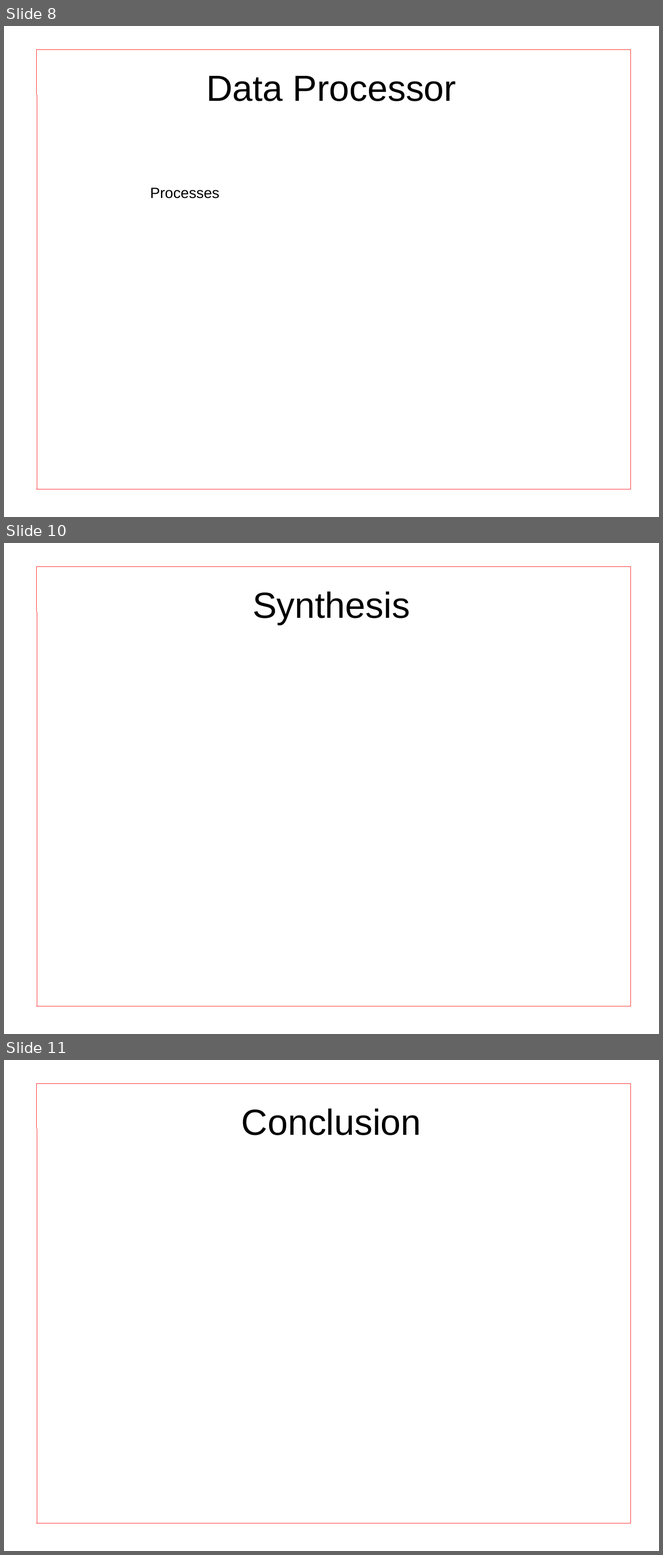
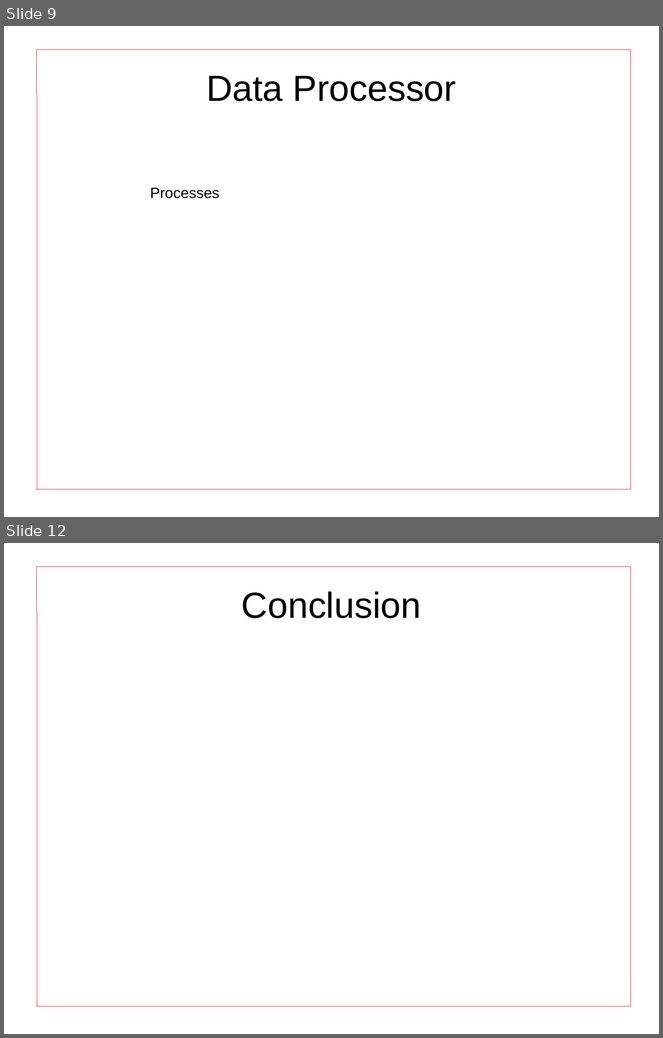
Before and after one commit to darylw357/digital_design_group, a slide deck: presentation.odp. Shown one above the other, each under a label of ours: slides 8, 10 and 11 before the commit, slides 9 and 12 after it; the slides between them are not shown. The pictures are 663x1555 and 663x1038 pixels, drawn with LibreOffice and Linux fonts; fonts in the diff are those of the drawing. Boxes give left, top, right and bottom in pixels: in the first picture for what was removed or moved away, otherwise in the second. Text is boxed around its words. In the diff, an @@ line names an element or a change of style, - is before the commit and + after.

```diff
--- a/presentation.odp
+++ b/presentation.odp
@@ slide 10 removed at box(4, 543, 659, 1034), background #FFFFFF @@
@@ line removed from (37, 566) to (37, 1007) @@
@@ line removed from (631, 566) to (37, 566) @@
@@ line removed from (631, 1007) to (631, 566) @@
@@ title removed at box(253, 591, 410, 625) @@
-Synthesis
@@ line removed from (37, 1007) to (631, 1007) @@
@@ what was slide 8 is now slide 9 @@
@@ what was slide 11 is now slide 12 @@
```
Also in this commit, not shown: 4 slides changed, 3 slides added, 1 other slide removed.
